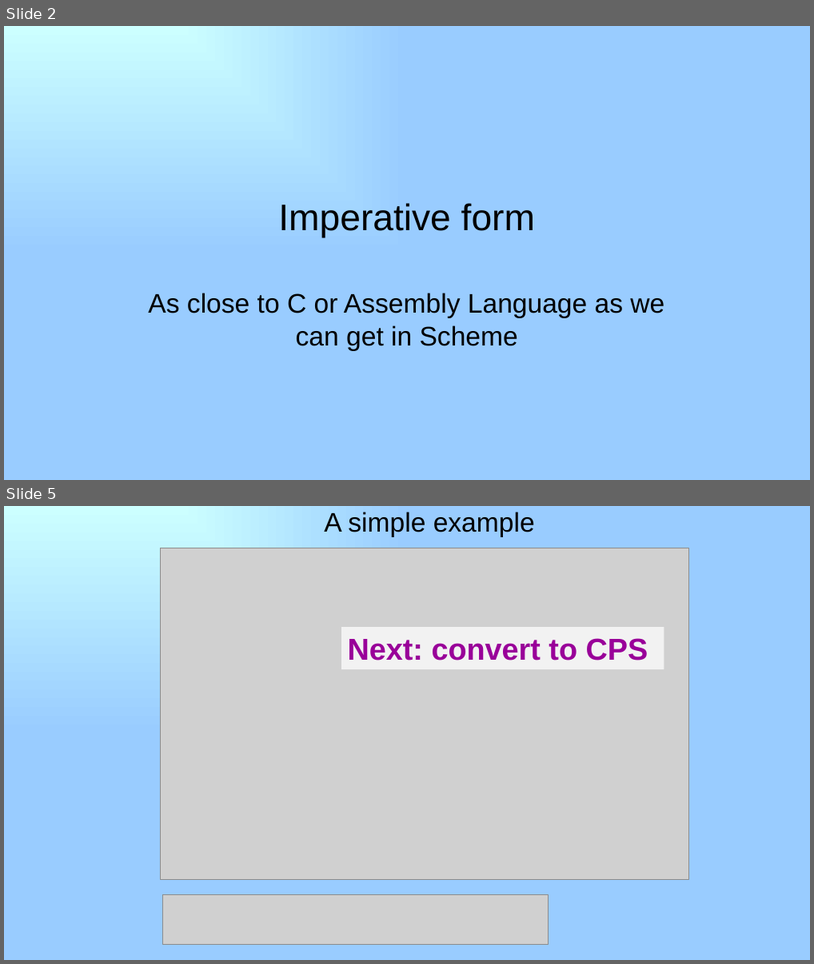
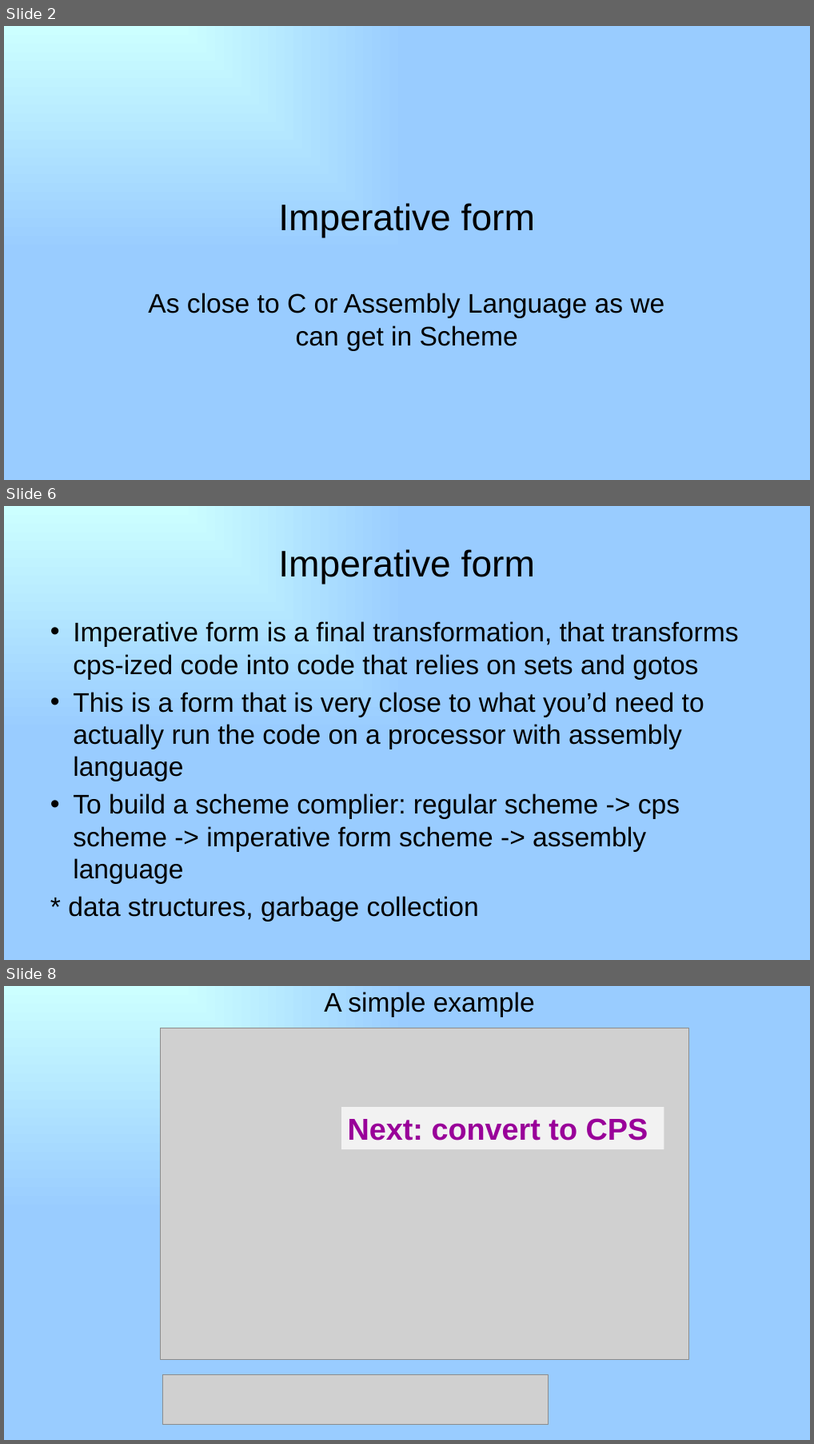
Before and after one commit to RHIT-CSSE/csse304, a slide deck: ClassMaterials/ImperativeForm/34-imperative-form.pptx. Shown one above the other, each under a label of ours: slides 2 and 5 before the commit, slides 2, 6 and 8 after it; the slides between them are not shown. The pictures are 814x964 and 814x1444 pixels, drawn with LibreOffice and Linux fonts; fonts in the diff are those of the drawing; grey boxes stand for pictures. Boxes give left, top, right and bottom in pixels: in the first picture for what was removed or moved away, otherwise in the second. Text is boxed around its words. In the diff, an @@ line names an element or a change of style, - is before the commit and + after.

Commit message:
imperative form starting code

```diff
--- a/ClassMaterials/ImperativeForm/34-imperative-form.pptx
+++ b/ClassMaterials/ImperativeForm/34-imperative-form.pptx
@@ slide 6 added at (4, 506, 810, 960), background gradient #CCFFFF to #99CCFF @@
@@ title added at (278, 549, 535, 584), 44 pt, text #000000 @@
+Imperative form
@@ text added at (68, 621, 739, 921), 32 pt, text #000000 @@
+• Imperative form is a final transformation, that transforms cps-ized code into code that relies on sets and gotos
+• This is a form that is very close to what you’d need to actually run the code on a processor with assembly language
+• To build a scheme complier: regular scheme -> cps scheme -> imperative form scheme -> assembly language
+* data structures, garbage collection
@@ what was slide 5 is now slide 8 @@
```
Also in this commit, not shown: 3 slides changed, 3 other slides added, 1 slide removed, 4 other files.
